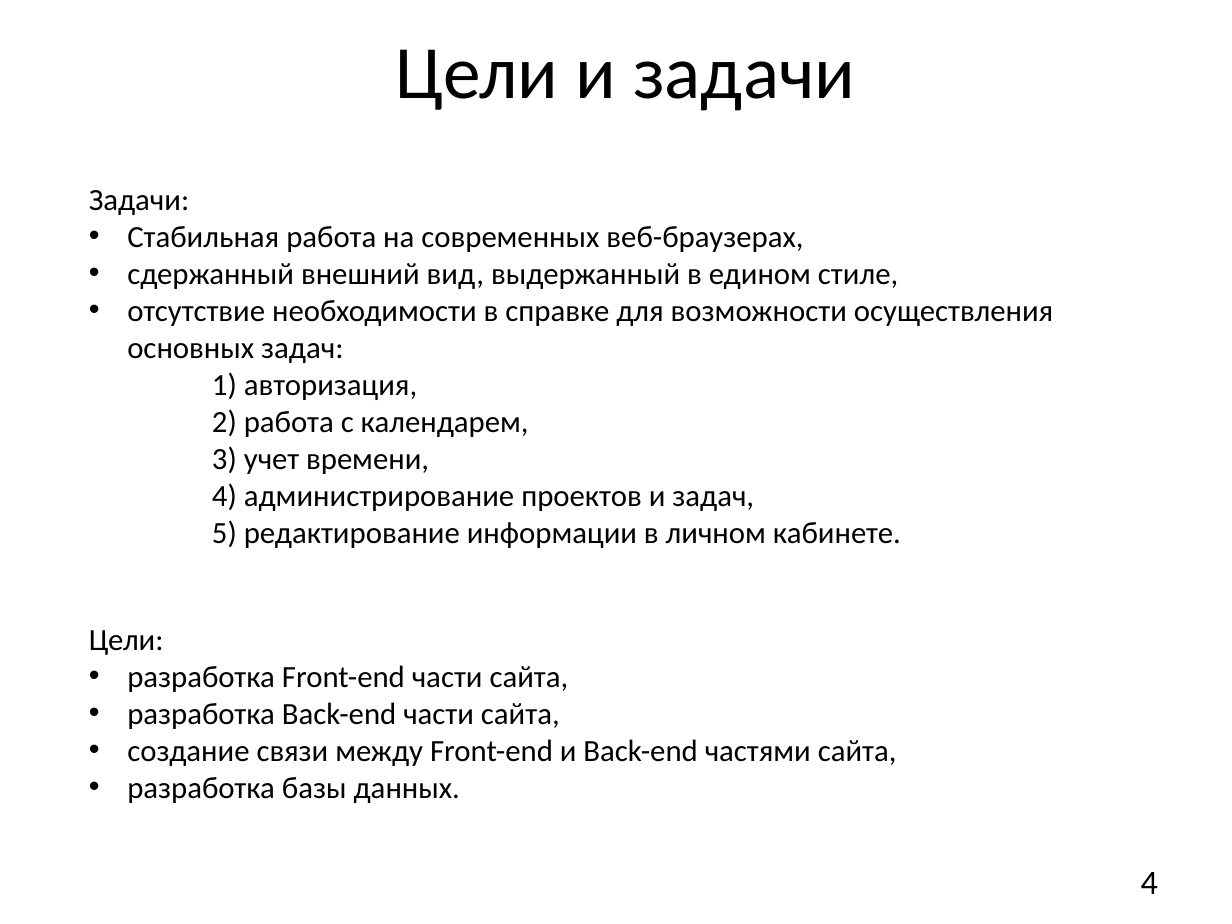
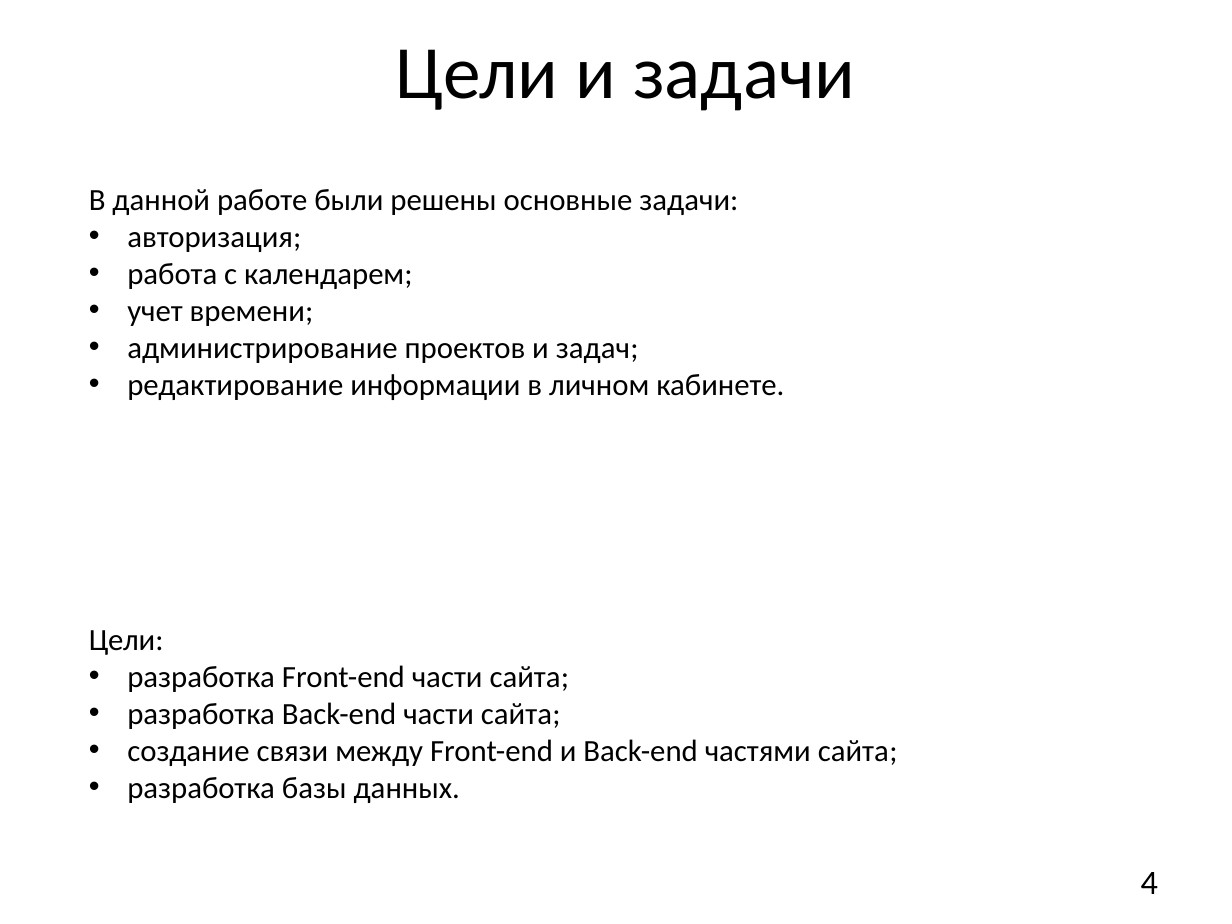
Before and after one commit to CompanyTimeManagementProject/Time_Management_Project, a slide deck: slide 4 of Documentation/Презентация ITime Last Version.pptx. Drawn at 1232x924 pixels with LibreOffice and Linux fonts; fonts in the diff are those of the drawing. Boxes give left, top, right and bottom in pixels: in the first picture for what was removed or moved away, otherwise in the second. Text is boxed around its words. In the diff, an @@ line names an element or a change of style, - is before the commit and + after.

```diff
--- a/Documentation/Презентация ITime Last Version.pptx
+++ b/Documentation/Презентация ITime Last Version.pptx
@@ text at (89,189,784,400): text changed @@
-Задачи:
-• Стабильная работа на современных веб-браузерах,
-• сдержанный внешний вид, выдержанный в едином стиле,
-• отсутствие необходимости в справке для возможности осуществления основных задач:
-1) авторизация,
-2) работа с календарем,
-3) учет времени,
-4) администрирование проектов и задач,
-5) редактирование информации в личном кабинете.
+В данной работе были решены основные задачи:
+• авторизация;
+• работа с календарем;
+• учет времени;
+• администрирование проектов и задач;
+• редактирование информации в личном кабинете.
@@ text at (127,665,898,766): text changed @@
-• разработка Front-end части сайта,
-• разработка Back-end части сайта,
-• создание связи между Front-end и Back-end частями сайта,
+• разработка Front-end части сайта;
+• разработка Back-end части сайта;
+• создание связи между Front-end и Back-end частями сайта;
```
Also in this commit, not shown: 1 slide added, 1 slide removed.
